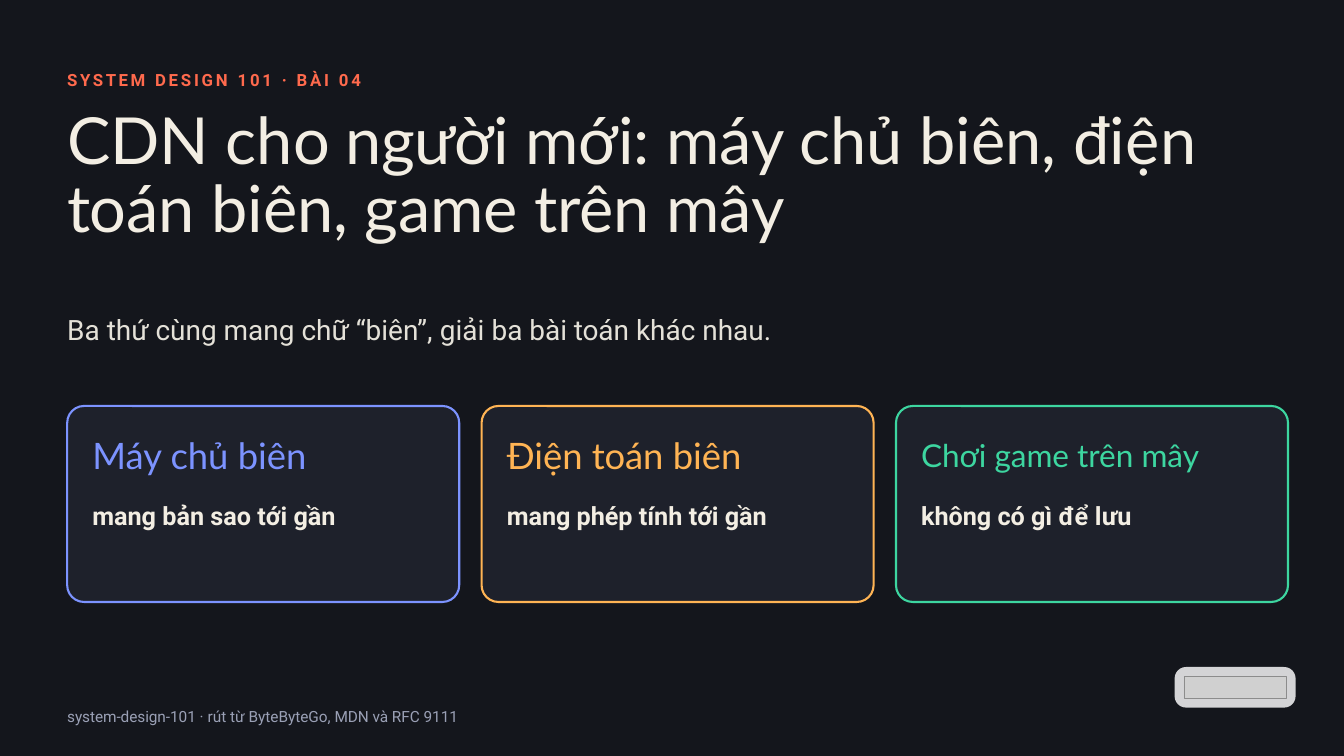
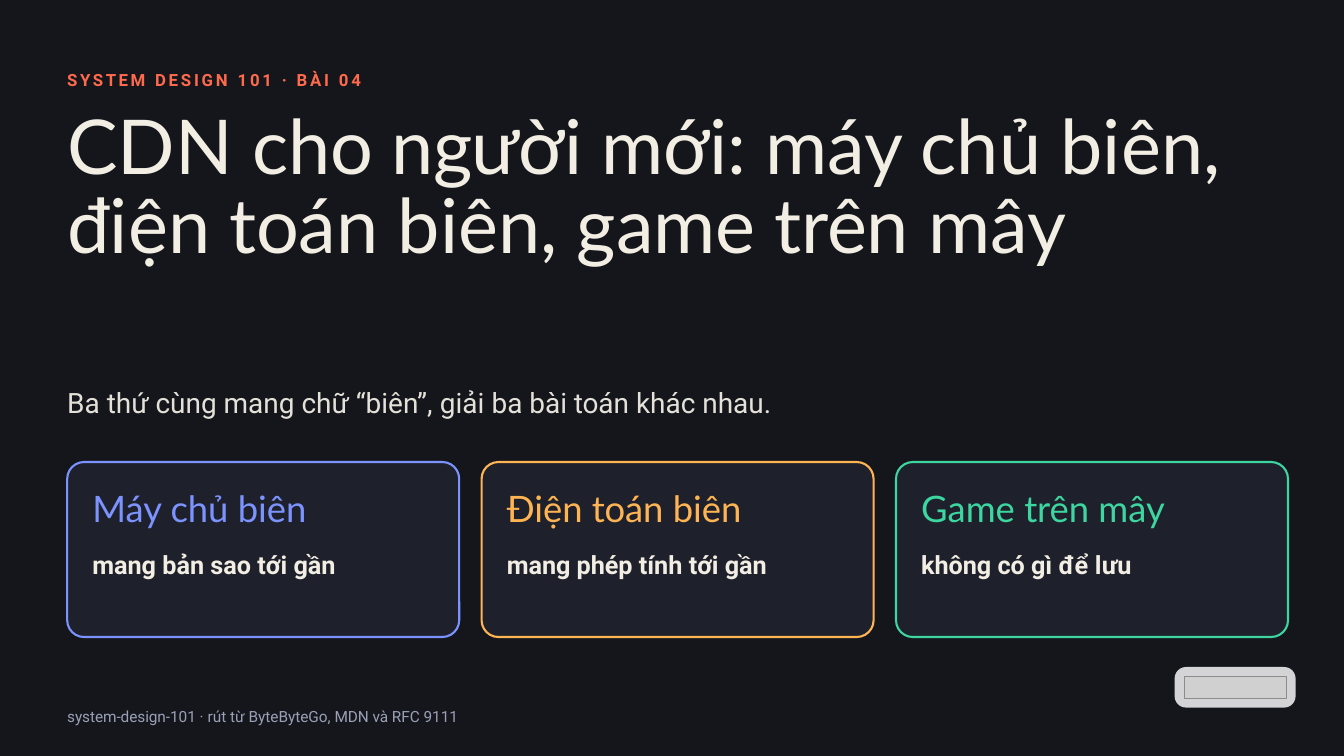
Before and after one commit to vohoailinh90/tool-marketing-studio, a slide deck: slide 1 of system-design-101/vi/lessons/sd-06-004/slides/sd-06-004.pptx. Drawn at 1344x756 pixels with LibreOffice and Linux fonts; fonts in the diff are those of the drawing; grey boxes stand for pictures. Boxes give left, top, right and bottom in pixels: in the first picture for what was removed or moved away, otherwise in the second. Text is boxed around its words. In the diff, an @@ line names an element or a change of style, - is before the commit and + after.

```diff
--- a/system-design-101/vi/lessons/sd-06-004/slides/sd-06-004.pptx
+++ b/system-design-101/vi/lessons/sd-06-004/slides/sd-06-004.pptx
@@ text "CDN cho người mới: máy ..." at (67, 118, 1221, 267): size 69.5 to 81 pt; letter spacing -0.6 to -0.8 pt in "người"; letter spacing -0.2 to -0.3 pt in "mới:"; letter spacing 0.2 to 0.3 pt in "điện"; letter spacing -0.3 to -0.4 pt in "toán"; letter spacing -0.1 to -0.2 pt in "game trên"; line spacing 73pt to 85pt @@
@@ text "Ba thứ cùng mang chữ ...": place and size @@
-text "Ba thứ cùng mang chữ ..." at (67, 317, 771, 346)
+text "Ba thứ cùng mang chữ ..." at (67, 390, 771, 419)
@@ rounded rectangle: place and size @@
-rounded rectangle at (67, 406, 459, 602)
+rounded rectangle at (67, 462, 459, 637)
@@ rounded rectangle: place and size @@
-rounded rectangle at (482, 406, 874, 602)
+rounded rectangle at (482, 462, 874, 637)
@@ proportions changed in 3 elements at (67, 462, 459, 637), (482, 462, 874, 637), (896, 462, 1288, 637) @@
@@ rounded rectangle: place and size @@
-rounded rectangle at (896, 406, 1288, 602)
+rounded rectangle at (896, 462, 1288, 637)
@@ text "Máy chủ biên": place and size @@
-text "Máy chủ biên" at (92, 442, 307, 476)
+text "Máy chủ biên" at (92, 495, 307, 529)
@@ text "Điện toán biên": place and size @@
-text "Điện toán biên" at (507, 442, 742, 476)
+text "Điện toán biên" at (507, 495, 742, 529)
@@ text at (921, 495, 1164, 529): text changed; size 33.9 to 39 pt @@
-Chơi game trên mây
+Game trên mây
@@ text "mang bản sao tới gần": place and size @@
-text "mang bản sao tới gần" at (92, 504, 336, 531)
+text "mang bản sao tới gần" at (92, 553, 336, 580)
@@ text "mang phép tính tới gần": place and size @@
-text "mang phép tính tới gần" at (507, 505, 767, 531)
+text "mang phép tính tới gần" at (507, 554, 767, 580)
@@ text "không có gì để lưu": place and size @@
-text "không có gì để lưu" at (921, 504, 1132, 531)
+text "không có gì để lưu" at (921, 553, 1132, 580)
```
Also in this commit, not shown: 4 other files.
